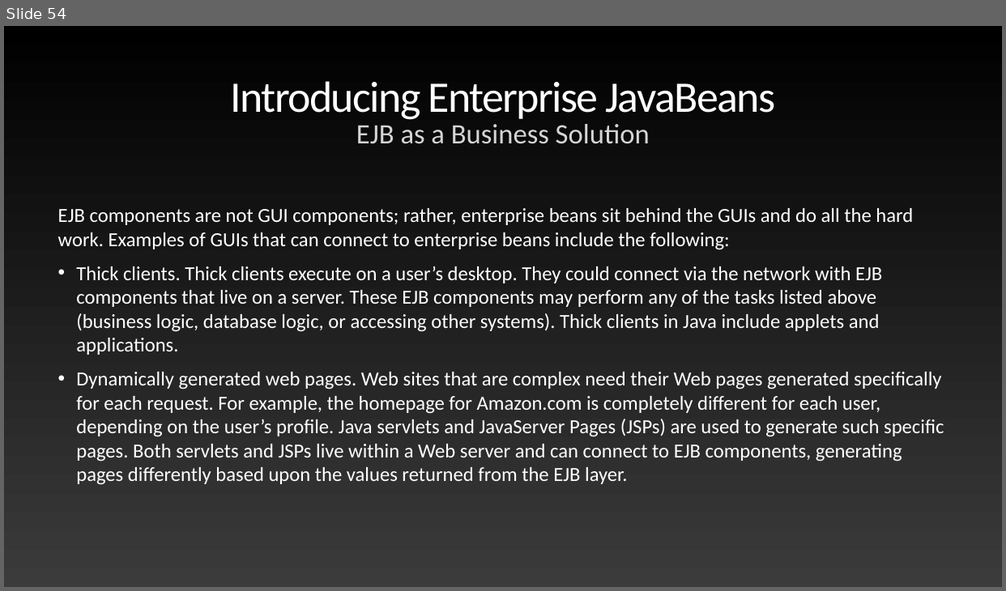
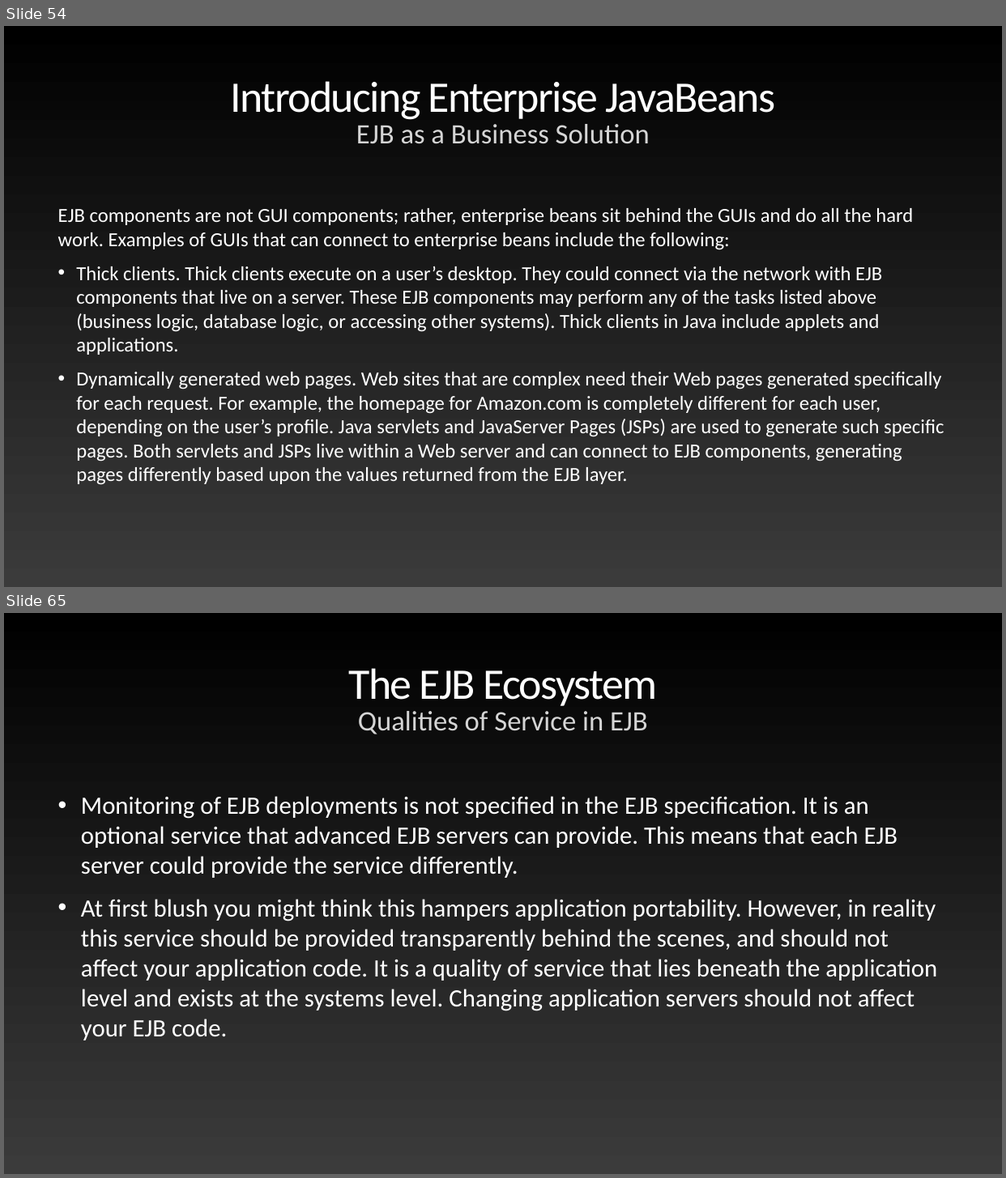
Before and after one commit to anmolrajaroraa/AdvJavaNov2020, a slide deck: Mastering Enterprise JavaBeans.pptx. Shown one above the other, each under a label of ours: slide 54 before the commit, slides 54 and 65 after it; the slides between them are not shown. The pictures are 1006x591 and 1006x1178 pixels, drawn with LibreOffice and Linux fonts; fonts in the diff are those of the drawing. Boxes give left, top, right and bottom in pixels: in the first picture for what was removed or moved away, otherwise in the second. Text is boxed around its words. In the diff, an @@ line names an element or a change of style, - is before the commit and + after.

```diff
--- a/Mastering Enterprise JavaBeans.pptx
+++ b/Mastering Enterprise JavaBeans.pptx
@@ slide 65 added at [4, 613, 1002, 1174], background gradient #000000 to #3B3B3B @@
@@ title added at [349, 668, 657, 706], 84 pt, text gradient #FFFFFF to #929292 @@
+The EJB Ecosystem
@@ text added at [358, 711, 648, 735], 54 pt, text #D5D5D5 @@
+Qualities of Service in EJB
@@ text added at [81, 796, 937, 1041], 48 pt, text #FFFFFF @@
+• Monitoring of EJB deployments is not specified in the EJB specification. It is an optional service that advanced EJB servers can provide. This means that each EJB server could provide the service differently.
+• At first blush you might think this hampers application portability. However, in reality this service should be provided transparently behind the scenes, and should not affect your application code. It is a quality of service that lies beneath the application level and exists at the systems level. Changing application servers should not affect your EJB code.
```
Also in this commit, not shown: 87 other slides added.
